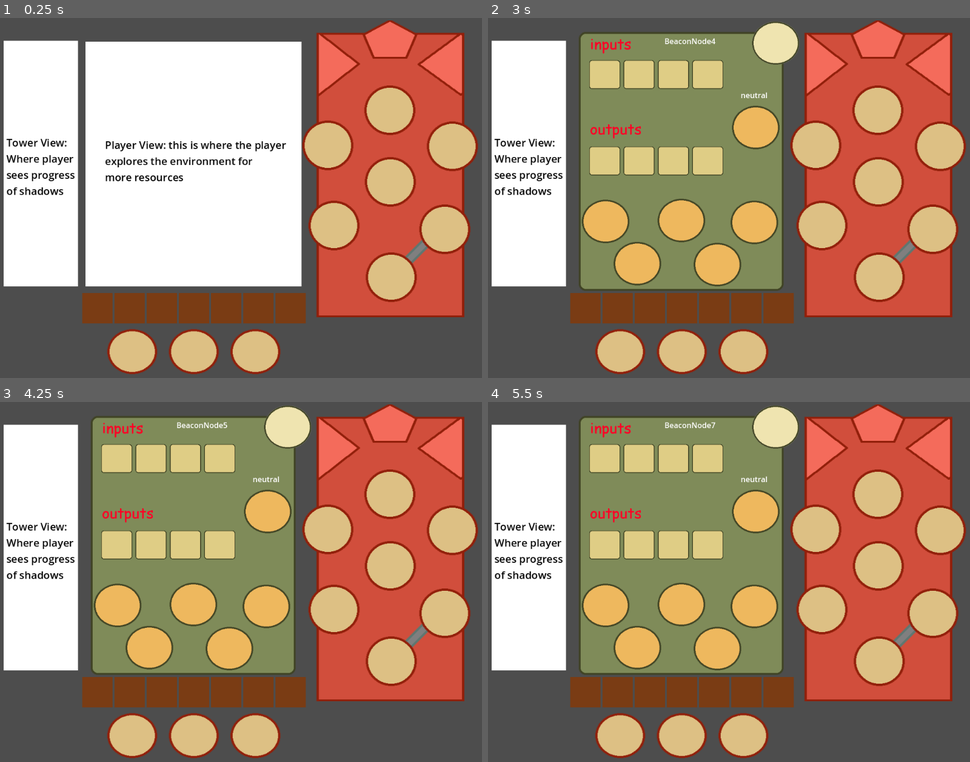
Above: before the commit, frames 1-4 (two rows, left to right).
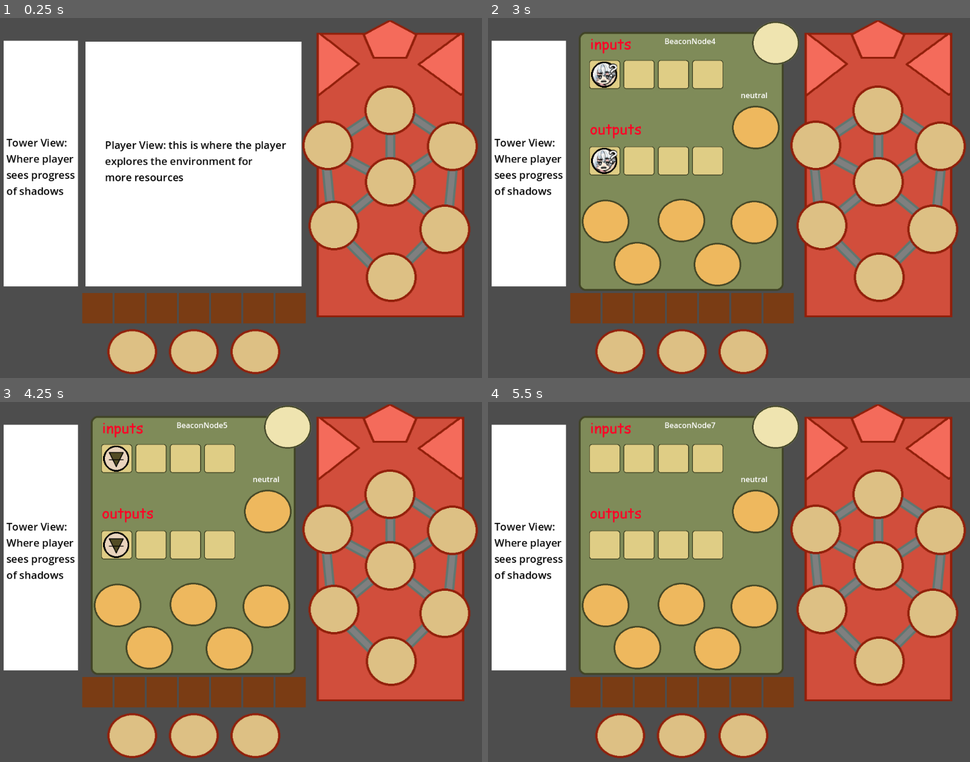
Above: after the commit, the same moments.

Repository: mccajd/Quintessential
Game: Godot game, scene res://Levels/beacon_puzzle_main.tscn
The game is run twice, just before and just after one commit, with the same random seed, the same clock (stepped at 60 frames per second) and the same inputs.
Inputs (mouse positions are in pixels of both pictures, inside the frame that each line leads up to):
- Up to frame 1 (0.25 s): no input
- Up to frame 2 (3 s): tap Enter at 0.5, 2 s; move the mouse to (878, 277) at 0.52 s; press the mouse at (878, 277) at 0.53 s; tap Space at 1.25, 2.75 s; move the mouse to (820, 223) at 1.27 s; release the mouse at (820, 223) at 1.28 s; click (820, 223) at 1.35 s; move the mouse to (931, 226) at 2.02 s; press the mouse at (931, 226) at 2.03 s; move the mouse to (878, 180) at 2.77 s; release the mouse at (878, 180) at 2.78 s; click (878, 180) at 2.85 s
- Up to frame 3 (4.25 s): tap Enter at 3.5 s; move the mouse to (327, 528) at 3.52 s; press the mouse at (327, 528) at 3.53 s
- Up to frame 4 (5.5 s): tap Space at 4.25 s; move the mouse to (941, 528) at 4.27 s; release the mouse at (941, 528) at 4.28 s; click (941, 528) at 4.35 s; move the mouse to (878, 492) at 5.02 s; press the mouse at (878, 492) at 5.03 s

The runs differ from the first frame. In frame 1, 1.5% of the frame differs, in the area x 66-95%, y 26-70%; in frame 2, 2.2%, in the area x 21-95%, y 12-70%; in frame 3, 2.2%; in frame 4, 1.5%.

Commit message:
add connectors, push down a method

Diff:
--- a/Levels/beacon_puzzle_main.tscn
+++ b/Levels/beacon_puzzle_main.tscn
@@ -71,18 +71,21 @@
 position = Vector2(101, 283)
 id = 4
 availableNodeIds = Array[int]([2, 3, 5, 6, 7])
+inputs = Array[String](["seawater"])
 
 [node name="BeaconNode5" parent="BeaconTower" instance=ExtResource("4_b3dfw")]
 z_index = 1
 position = Vector2(-31, 206)
 id = 5
 availableNodeIds = Array[int]([2, 4, 7])
+inputs = Array[String](["earth"])
 
 [node name="BeaconNode6" parent="BeaconTower" instance=ExtResource("4_b3dfw")]
 z_index = 1
 position = Vector2(232, 208)
 id = 6
 availableNodeIds = Array[int]([3, 4, 7])
+inputs = Array[String](["fire_mote", "gold"])
 
 [node name="BeaconNode7" parent="BeaconTower" instance=ExtResource("4_b3dfw")]
 z_index = 1
@@ -90,10 +93,69 @@
 id = 7
 availableNodeIds = Array[int]([4, 5, 6])
 
+[node name="Connector1-2" parent="BeaconTower" instance=ExtResource("4_oglsy")]
+position = Vector2(41, 463)
+rotation = -0.785398
+scale = Vector2(1, 1)
+connection = Array[int]([1, 2])
+
 [node name="Connector1-3" parent="BeaconTower" instance=ExtResource("4_oglsy")]
-position = Vector2(265, 423)
+position = Vector2(266, 423)
 rotation = 0.785398
 connection = Array[int]([1, 3])
+
+[node name="Connector2-4" parent="BeaconTower" instance=ExtResource("4_oglsy")]
+position = Vector2(173, 312)
+rotation = 0.883137
+scale = Vector2(1, 1)
+connection = Array[int]([2, 4])
+
+[node name="Connector2-5" parent="BeaconTower" instance=ExtResource("4_oglsy")]
+position = Vector2(8, 271)
+rotation = -0.0977384
+scale = Vector2(1, 1)
+connection = Array[int]([2, 5])
+
+[node name="Connector3-4" parent="BeaconTower" instance=ExtResource("4_oglsy")]
+position = Vector2(157, 361)
+rotation = -0.884882
+scale = Vector2(1, 1)
+connection = Array[int]([3, 4])
+
+[node name="Connector3-6" parent="BeaconTower" instance=ExtResource("4_oglsy")]
+position = Vector2(285, 255)
+rotation = 0.0977384
+scale = Vector2(1, 1)
+connection = Array[int]([3, 6])
+
+[node name="Connector4-5" parent="BeaconTower" instance=ExtResource("4_oglsy")]
+position = Vector2(182, 333)
+rotation = 2.06123
+scale = Vector2(1, 1)
+connection = Array[int]([4, 5])
+
+[node name="Connector4-6" parent="BeaconTower" instance=ExtResource("4_oglsy")]
+position = Vector2(194, 355)
+rotation = -2.16072
+scale = Vector2(1, 1)
+connection = Array[int]([4, 6])
+
+[node name="Connector4-7" parent="BeaconTower" instance=ExtResource("4_oglsy")]
+position = Vector2(147, 183)
+scale = Vector2(1, 1)
+connection = Array[int]([4, 7])
+
+[node name="Connector5-7" parent="BeaconTower" instance=ExtResource("4_oglsy")]
+position = Vector2(153, 169)
+rotation = 0.98262
+scale = Vector2(1, 1)
+connection = Array[int]([5, 7])
+
+[node name="Connector6-7" parent="BeaconTower" instance=ExtResource("4_oglsy")]
+position = Vector2(147, 188)
+rotation = -0.980875
+scale = Vector2(1, 1)
+connection = Array[int]([6, 7])
 
 [node name="MockUI" type="Node" parent="."]
 
@@ -337,7 +399,6 @@
 of shadows"
 label_settings = SubResource("LabelSettings_tft4m")
 
-[connection signal="connections_updated" from="BeaconTower" to="BeaconTower/Connector1-3" method="_on_beacon_tower_connections_updated"]
 [connection signal="node_selected" from="BeaconTower" to="MockUI/BeaconNodeView/BeaconNodeMenu" method="_on_beacon_tower_node_selected"]
 [connection signal="selected" from="BeaconTower/BeaconNode1" to="BeaconTower" method="_on_node_selected"]
 [connection signal="transformed" from="BeaconTower/BeaconNode1" to="BeaconTower" method="_on_transformed"]
--- a/Scripts/beacon_node_connector.gd
+++ b/Scripts/beacon_node_connector.gd
@@ -6,6 +6,7 @@
 # TODO.jmc - evaluate whether it makes sense to store refs to the connected nodes here.
 
 func _ready():
+	get_parent().connections_updated.connect(_on_beacon_tower_connections_updated)
 	enabled = false
 
 func _process(delta):
--- a/Scripts/beacon_node_menu.gd
+++ b/Scripts/beacon_node_menu.gd
@@ -58,9 +58,7 @@
 
 func _set_output_slots():
 	for i in output_slot_names.size():
-		var node = get_node("OutputContainer").get_node(output_slot_names[i])
-		node.node_destination_options = selected_node.availableNodeIds
-		node.selected_node_destination = selected_node.selected_destination_nodes[i]
+		get_node("OutputContainer").get_node(output_slot_names[i]).set_values(selected_node)
 
 func _set_input_slot_items():
 	if !selected_node: return
--- a/Scripts/beacon_node_output_slot.gd
+++ b/Scripts/beacon_node_output_slot.gd
@@ -18,6 +18,11 @@
 		destination_updated.emit(slot_id, selected_node_destination)
 		get_node("DestinationLabel").text = str(selected_node_destination) if selected_node_destination > -1 else ""
 
+func set_values(selected_node: BeaconNode):
+	node_destination_options = selected_node.availableNodeIds
+	selected_node_destination = selected_node.selected_destination_nodes[slot_id]
+	get_node("DestinationLabel").text = str(selected_node_destination) if selected_node_destination > -1 else ""
+
 func _update_selected_node():
 	if selected_node_destination == -1:
 		selected_node_destination = node_destination_options.front()
